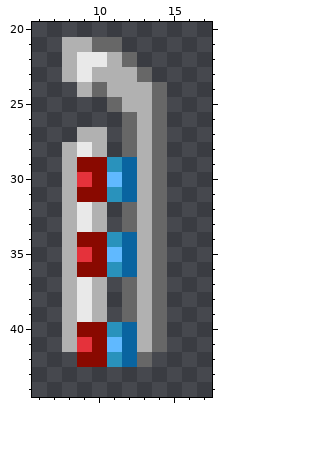
Edited in one commit: pixel-art sprite (hold/tealsummernights/tsn.ss.b.3.png). The first picture shows the starting point.
The file is 24x64 pixels. Shown: x 6..17, y 20..44.
Now the later version:
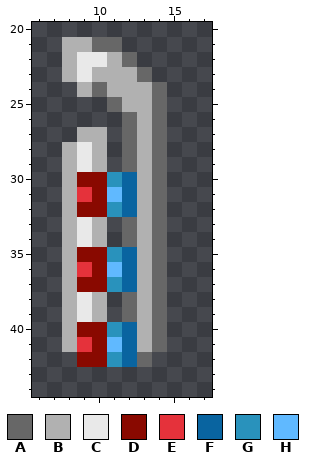
Palette (. is transparent): A #676767  B #b1b1b1  C #e9e9e9  D #890900  E #e5323b  F #0964a0  G #2992bc  H #60b9ff
Edits made:
@@ x 7..14 @@
 28 .BCB.ABA
-29 .BDDGFBA
-30 .BEDHFBA
-31 .BDDGFBA
-32 .BCB.ABA
+29 .BCB.ABA
+30 .BDDGFBA
+31 .BEDHFBA
+32 .BDDGFBA
 33 .BCB.ABA
-34 .BDDGFBA
-35 .BEDHFBA
-36 .BDDGFBA
-37 .BCB.ABA
+34 .BCB.ABA
+35 .BDDGFBA
+36 .BEDHFBA
+37 .BDDGFBA
 38 .BCB.ABA
